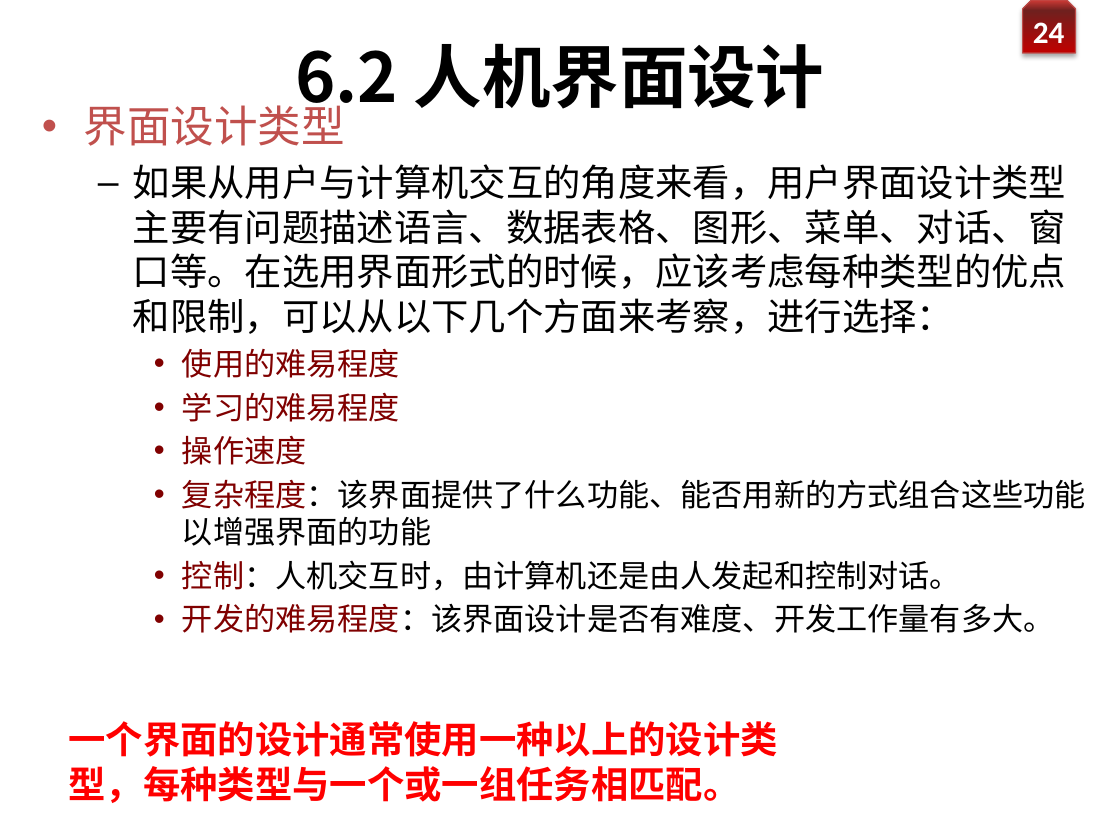
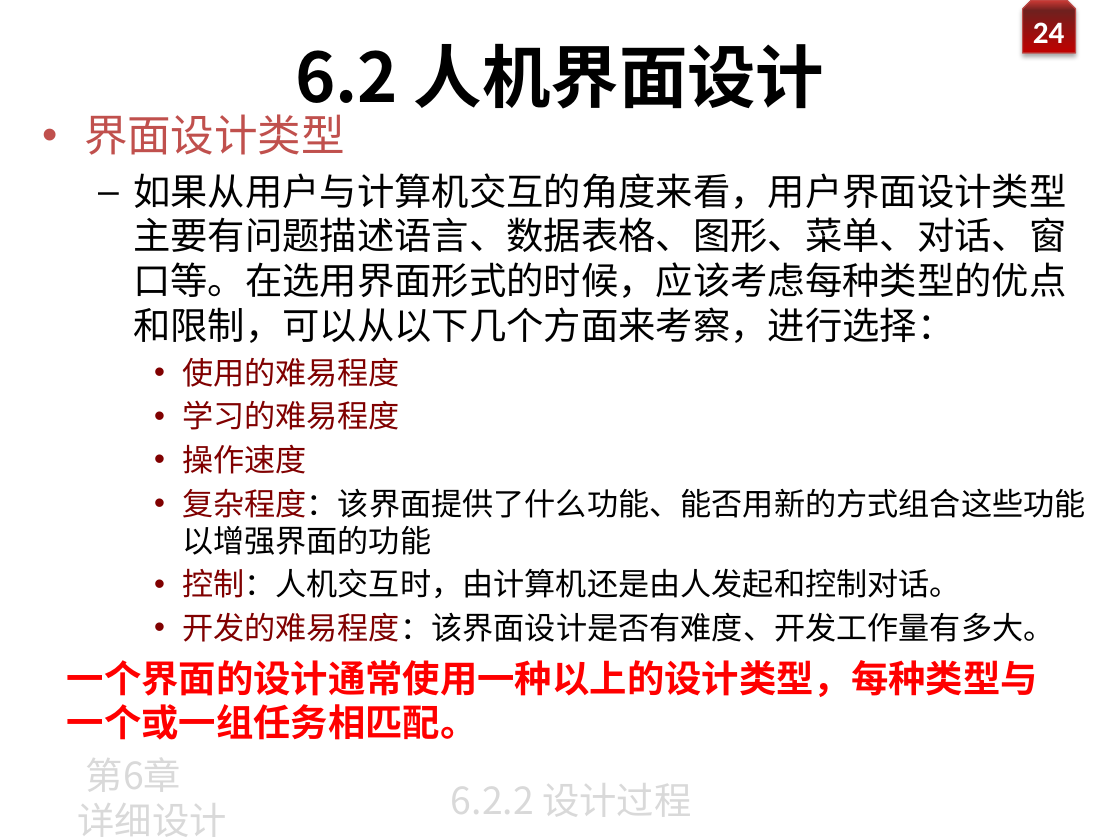
Before and after one commit to zeemeil/zeemeil.github.io, a slide deck: slide 25 of files/2025_1_SE/0331_SE_chapter6.pptx. Drawn at 1120x840 pixels with LibreOffice and Linux fonts; fonts in the diff are those of the drawing; background and template pictures are left out. Boxes give left, top, right and bottom in pixels: in the first picture for what was removed or moved away, otherwise in the second. Text is boxed around its words. In the diff, an @@ line names an element or a change of style, - is before the commit and + after.

```diff
--- a/files/2025_1_SE/0331_SE_chapter6.pptx
+++ b/files/2025_1_SE/0331_SE_chapter6.pptx
@@ text "界面设计类型" rewrapped from (84,98,1086,633) to (84,114,1086,642) @@
@@ text "一个界面的设计通常使用一种以上的设计类型，每种类型与一个或一组任务相匹配。" rewrapped from (68,721,777,803) to (67,660,1038,740) @@
@@ text added at (77,746,226,840), 24 pt, text #D9D9D9 @@
+第6章
+详细设计
@@ text added at (451,771,691,825), 24 pt, text #D9D9D9 @@
+6.2.2 设计过程
```
Also in this commit, not shown: 5 other slides changed, 9 slides added, 1 slide removed, 4 other files.
